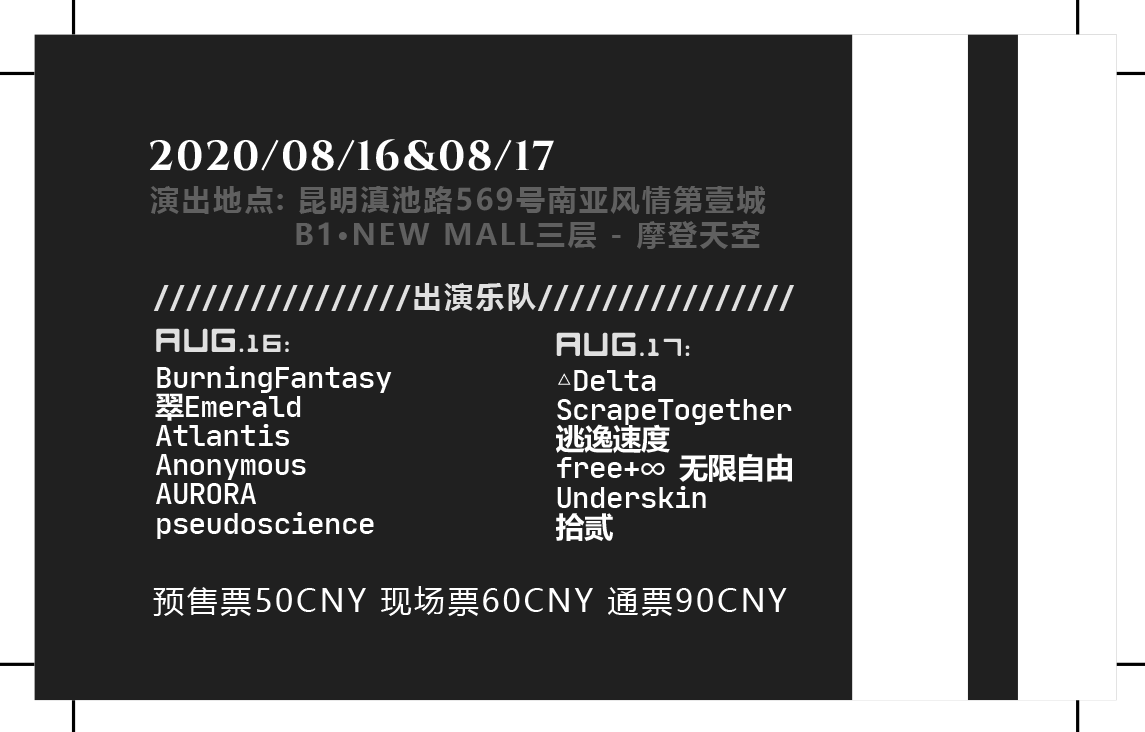
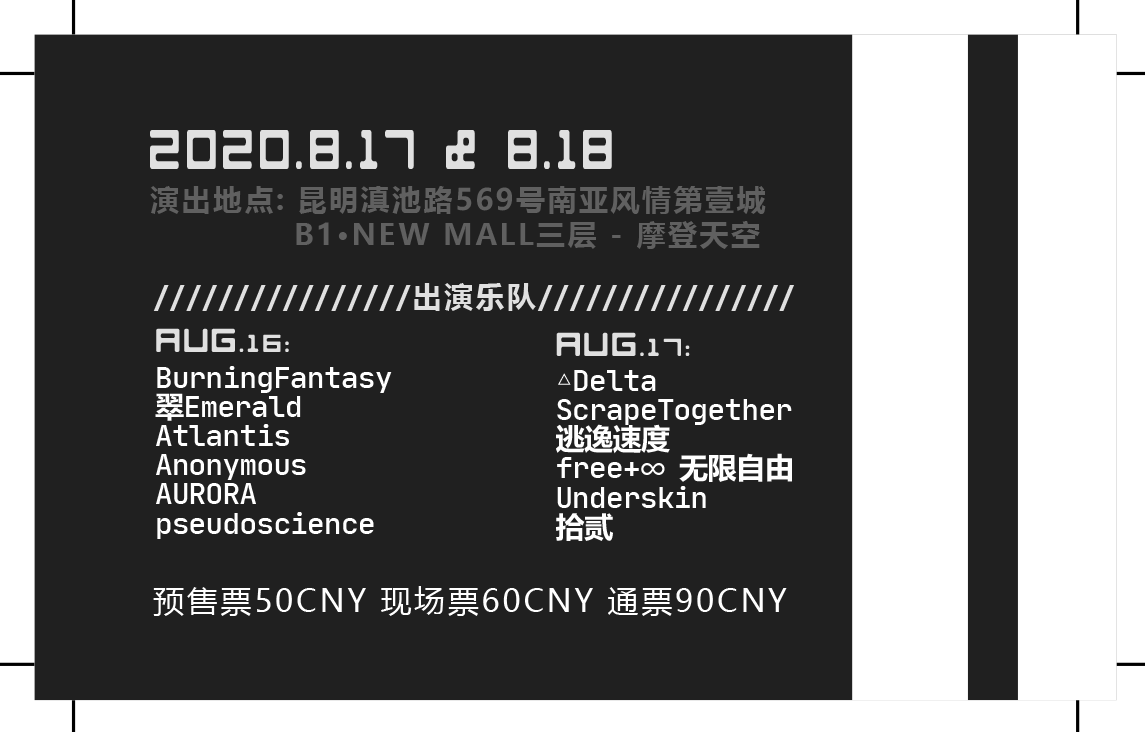
Layered file, before and after one edit (w=1145, h=732). Changes by layer:
added layer "2020.8.17 & 8.18" above "Layer 2 copy" over [150, 130, 612, 169]
added layer "Layer 2 copy" above "Layer 2" over [150, 130, 612, 171]
